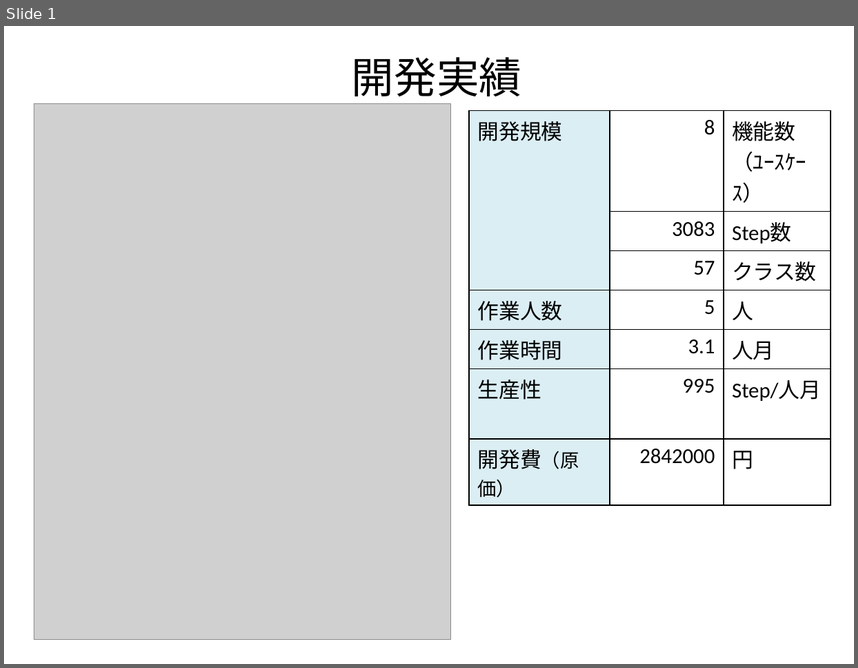
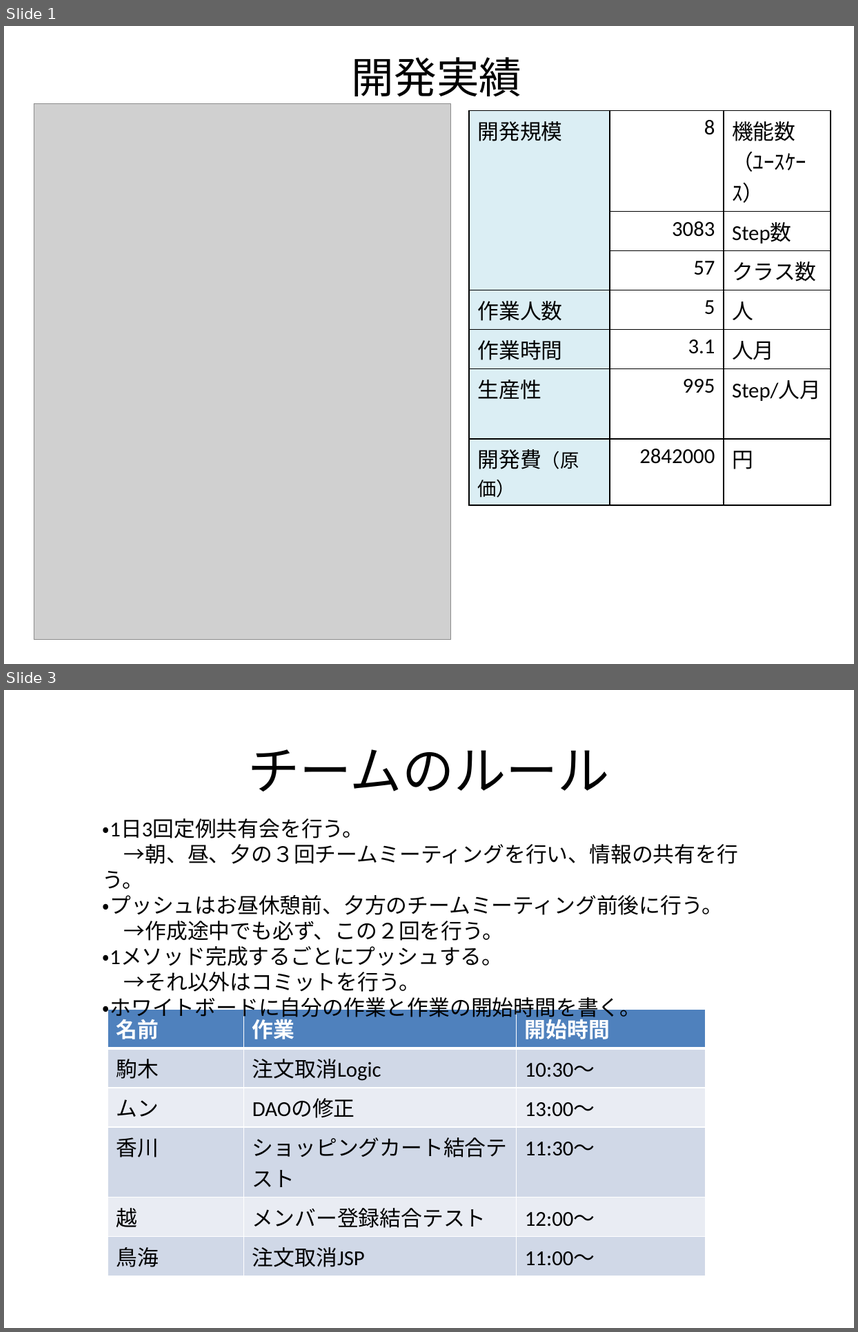
Before and after one commit to ChakaFlame/5_FGO, a slide deck: doc/unfinished/Presentation/5_発表資料.pptx. Shown one above the other, each under a label of ours: slide 1 before the commit, slides 1 and 3 after it; the slides between them are not shown. The pictures are 858x668 and 858x1332 pixels, drawn with LibreOffice and Linux fonts; fonts in the diff are those of the drawing; grey boxes stand for pictures. Boxes give left, top, right and bottom in pixels: in the first picture for what was removed or moved away, otherwise in the second. Text is boxed around its words. In the diff, an @@ line names an element or a change of style, - is before the commit and + after.

Commit message:
途中まで

```diff
--- a/doc/unfinished/Presentation/5_発表資料.pptx
+++ b/doc/unfinished/Presentation/5_発表資料.pptx
@@ slide 3 added at [4,690,854,1328], background #FFFFFF @@
@@ title added at [248,749,610,791], 44 pt, text #000000 @@
+チームのルール
@@ text added at [103,818,738,1021], 18 pt, text #000000 @@
+・1日3回定例共有会を行う。
+→朝、昼、夕の３回チームミーティングを行い、情報の共有を行う。
+・プッシュはお昼休憩前、夕方のチームミーティング前後に行う。
+→作成途中でも必ず、この２回を行う。
+・1メソッド完成するごとにプッシュする。
+→それ以外はコミットを行う。
+・ホワイトボードに自分の作業と作業の開始時間を書く。
@@ table added at [107,1009,705,1270], 6 rows, 3 columns @@
+名前 | 作業 | 開始時間
+駒木 | 注文取消Logic | 10:30～
+ムン | DAOの修正 | 13:00～
+香川 | ショッピングカート結合テスト | 11:30～
+越 | メンバー登録結合テスト | 12:00～
+鳥海 | 注文取消JSP | 11:00～
```
Also in this commit, not shown: 1 other slide added, 3 slides removed.
